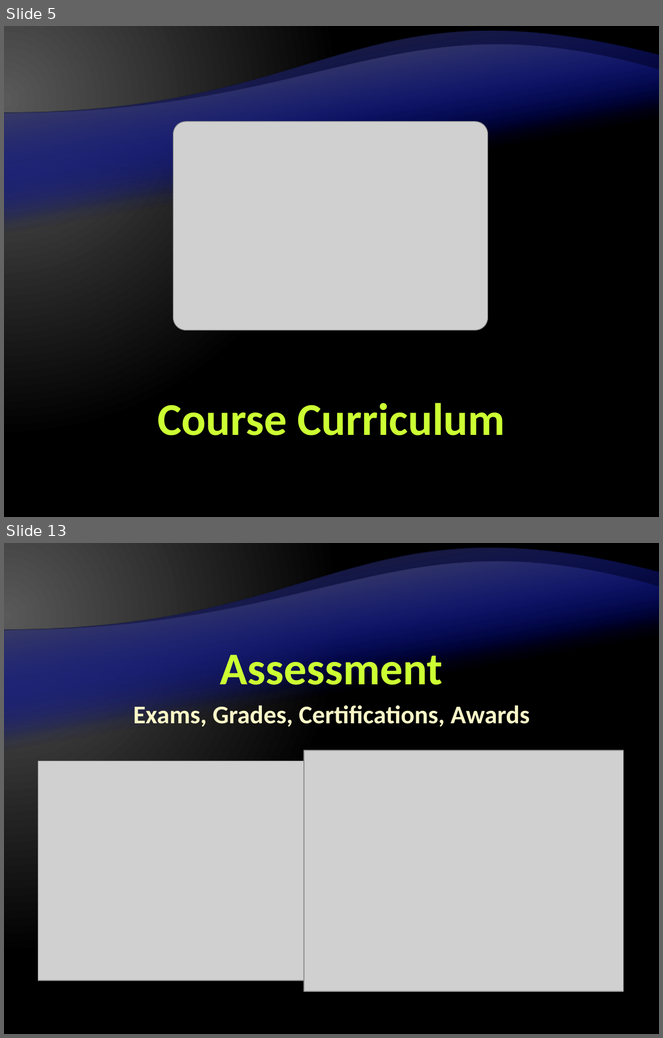
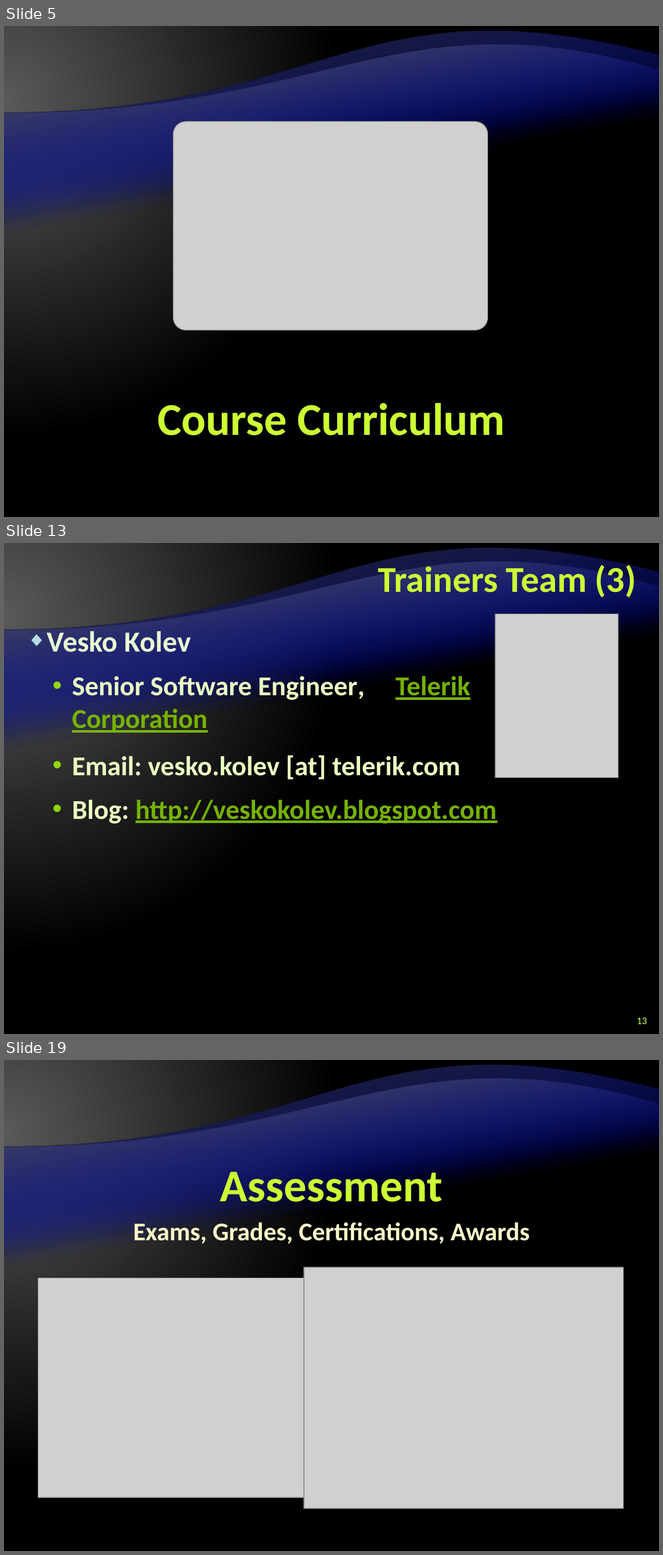
Before and after one commit to Graveheart/aspnetcourse, a slide deck: 2010/lectures/0. Course Introduction.pptx. Shown one above the other, each under a label of ours: slides 5 and 13 before the commit, slides 5, 13 and 19 after it; the slides between them are not shown. The pictures are 663x1038 and 663x1555 pixels, drawn with LibreOffice and Linux fonts; fonts in the diff are those of the drawing; grey boxes stand for pictures; background and template pictures are left out. Boxes give left, top, right and bottom in pixels: in the first picture for what was removed or moved away, otherwise in the second. Text is boxed around its words. In the diff, an @@ line names an element or a change of style, - is before the commit and + after.

Commit message:
added slides to the trainers section fixes to the formatting added Vesko and Shasho's pictures

```diff
--- a/2010/lectures/0. Course Introduction.pptx
+++ b/2010/lectures/0. Course Introduction.pptx
@@ slide 13 added at box(4, 543, 659, 1034), background gradient #595959 to #000000; not listed: 4 template elements that a slide beside it also shows @@
@@ title added at box(378, 562, 636, 598), 40 pt, text #CCFF33, bold @@
+Trainers Team (3)
@@ picture added at box(495, 614, 619, 778) @@
@@ text added at box(47, 627, 470, 702), 30 pt, text #EBFFC2, bold @@
+◆ Vesko Kolev
+  • Senior Software Engineer, Telerik Corporation
@@ text added at box(72, 755, 497, 824), 30 pt, text #EBFFC2, bold @@
+  • Email: vesko.kolev [at] telerik.com
+  • Blog: http://veskokolev.blogspot.com
@@ page number added at box(637, 1018, 647, 1025), 11 pt, text #CCFF66 @@
+13
@@ what was slide 13 is now slide 19 @@
```
Also in this commit, not shown: 13 slides changed, 5 other slides added, 2 other files.
